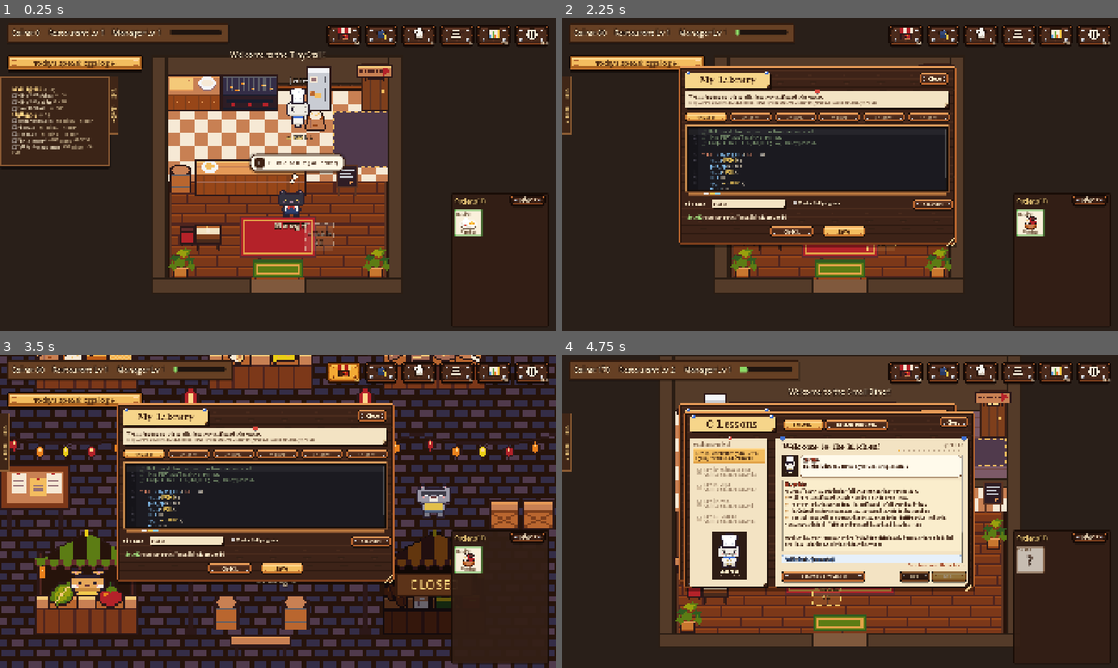
Above: before the commit, frames 1-4 (two rows, left to right).
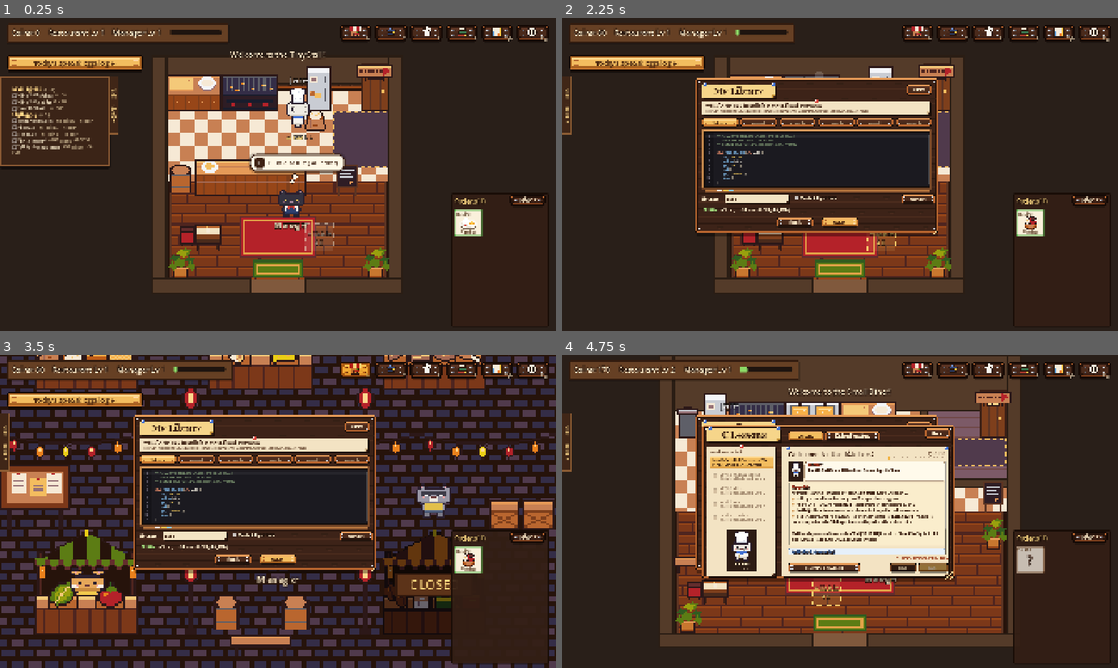
Above: after the commit, the same moments.

Repository: cgpatz/Byte-n-Bite
Game: Godot game, scene res://tests/GameSmokeTest.tscn
The game is run twice, just before and just after one commit, with the same random seed, the same clock (stepped at 60 frames per second) and the same inputs. This scene is started directly instead of the project's main scene. Video files are missing from this copy of the repository; at most half a second of black plays in their place.
Inputs (mouse positions are in pixels of both pictures, inside the frame that each line leads up to):
- Up to frame 1 (0.25 s): no input
- Up to frame 2 (2.25 s): tap Enter at 0.5 s; drag from (673, 105) to (851, 208) at 0.52 s; drag from (728, 190) to (851, 208) at 1.27 s; move the mouse to (895, 105) at 2.02 s; hold D (move_right) from 2.03 s (still down); hold L (library) from 2.03 s (still down); click (895, 105) at 2.17 s
- Up to frame 3 (3.5 s): release D (move_right) at 2.75 s; release L (library) at 2.75 s; click "M" at 2.75 s
- Up to frame 4 (4.75 s): click "T" at 3.5 s; click "Level 1 · Your First Program …" at 4.25 s

The runs differ from the first frame. In frame 1, 1.5% of the frame differs, in the area x 59-99%, y 2-9%; in frame 2, 16%; in frame 3, 17%; in frame 4, 23%, in the area x 21-99%, y 2-76%.

Commit message:
Compact UI: smaller code editor, HUD buttons and windows
Co-Authored-By: Claude Opus 5.5 <noreply@anthropic.com>
Claude-Session: https://claude.ai/code/session_01NeiSajwQCLTWBjc7kvo1js

Diff:
--- a/autoload/settings_manager.gd
+++ b/autoload/settings_manager.gd
@@ -9,7 +9,7 @@
 var music_volume := 0.8
 var sfx_volume := 0.8
 var fullscreen := false
-var code_font_size := 20  # used by the programming panel later
+var code_font_size := 16  # code editor font size (Settings)
 ## Where the floating code window was left (position + size). Empty = default.
 var code_window := Rect2()
 ## Floating windows (Lessons, Recipe Book, Library, Stats): name -> [x, y, scale].
@@ -42,6 +42,13 @@
 	code_window = cfg.get_value("editor", "code_window", code_window)
 	windows = cfg.get_value("editor", "windows", windows)
 	goals_open = cfg.get_value("editor", "goals_open", goals_open)
+	# Compact UI (v2): smaller code editor and windows. Old saved sizes and the
+	# old default code font size are reset once.
+	if not cfg.get_value("editor", "compact_ui", false):
+		if code_font_size == 20:
+			code_font_size = 16
+		code_window = Rect2()
+		windows = {}
 
 
 func save_settings() -> void:
@@ -54,6 +61,7 @@
 	cfg.set_value("editor", "code_window", code_window)
 	cfg.set_value("editor", "windows", windows)
 	cfg.set_value("editor", "goals_open", goals_open)
+	cfg.set_value("editor", "compact_ui", true)
 	cfg.save(PATH)
 
 
--- a/scenes/ui/common/art_window.gd
+++ b/scenes/ui/common/art_window.gd
@@ -15,7 +15,7 @@
 const DESIGN := Vector2(1920, 1080)
 const GRIP := 34.0
 const MIN_SCALE := 0.3
-const DEFAULT_SCALE := 0.62
+const DEFAULT_SCALE := 0.54
 
 var frame: Control
 var close_button: Button
--- a/scenes/ui/hud/hud.gd
+++ b/scenes/ui/hud/hud.gd
@@ -109,7 +109,7 @@
 	row.offset_left = -680
 	row.offset_right = -24
 	row.offset_top = 24
-	row.offset_bottom = 104
+	row.offset_bottom = 88
 	row.alignment = BoxContainer.ALIGNMENT_END
 	row.grow_horizontal = Control.GROW_DIRECTION_BEGIN
 	add_child(row)
@@ -125,20 +125,21 @@
 func _icon_button(icon_key: String, key: String, tip: String) -> Button:
 	var b := Button.new()
 	b.focus_mode = Control.FOCUS_NONE
-	b.custom_minimum_size = Vector2(80, 80)
+	b.custom_minimum_size = Vector2(64, 64)
+	b.add_theme_constant_override("icon_max_width", 40)
 	b.tooltip_text = "%s  (%s)" % [tip, key]
 	b.icon = PixelArt.find(["res://assets/ui/icons/%s.png" % icon_key])
 	b.icon_alignment = HORIZONTAL_ALIGNMENT_CENTER
 	b.expand_icon = false
 	var badge := Label.new()
 	badge.text = key
-	badge.add_theme_font_size_override("font_size", 14)
+	badge.add_theme_font_size_override("font_size", 12)
 	badge.add_theme_color_override("font_color", Color(1, 0.93, 0.8))
 	badge.add_theme_constant_override("outline_size", 4)
 	badge.add_theme_color_override("font_outline_color", Color(0.16, 0.08, 0.04))
 	badge.set_anchors_preset(Control.PRESET_BOTTOM_RIGHT)
 	badge.offset_left = -40
-	badge.offset_top = -26
+	badge.offset_top = -22
 	badge.offset_right = -6
 	badge.offset_bottom = -4
 	badge.horizontal_alignment = HORIZONTAL_ALIGNMENT_RIGHT
--- a/scenes/ui/programming_panel/ProgrammingPanel.tscn
+++ b/scenes/ui/programming_panel/ProgrammingPanel.tscn
@@ -35,7 +35,7 @@
 anchor_left = 1.0
 anchor_right = 1.0
 anchor_bottom = 1.0
-offset_left = -840.0
+offset_left = -724.0
 offset_top = 24.0
 offset_right = -24.0
 offset_bottom = -24.0
@@ -45,7 +45,7 @@
 
 [node name="VBox" type="VBoxContainer" parent="Panel"]
 layout_mode = 2
-theme_override_constants/separation = 12
+theme_override_constants/separation = 8
 
 [node name="HeaderRow" type="HBoxContainer" parent="Panel/VBox"]
 layout_mode = 2
@@ -55,21 +55,21 @@
 layout_mode = 2
 size_flags_horizontal = 3
 theme_type_variation = &"HeaderLabel"
-theme_override_font_sizes/font_size = 36
+theme_override_font_sizes/font_size = 26
 text = "Program: Jane"
 
 [node name="CloseButton" type="Button" parent="Panel/VBox/HeaderRow"]
 unique_name_in_owner = true
-custom_minimum_size = Vector2(120, 56)
+custom_minimum_size = Vector2(90, 40)
 layout_mode = 2
-theme_override_font_sizes/font_size = 24
+theme_override_font_sizes/font_size = 18
 text = "Close"
 
 [node name="Hint" type="Label" parent="Panel/VBox"]
 layout_mode = 2
 theme_override_colors/font_color = Color(0.9, 0.82, 0.66, 1)
 theme_override_constants/outline_size = 0
-theme_override_font_sizes/font_size = 20
+theme_override_font_sizes/font_size = 15
 text = "Write real C for this staff member. Supported: variables, if / else if / else, for / while, functions."
 autowrap_mode = 3
 
@@ -92,36 +92,36 @@
 
 [node name="OutputLabel" type="Label" parent="Panel/VBox"]
 layout_mode = 2
-theme_override_font_sizes/font_size = 20
+theme_override_font_sizes/font_size = 16
 text = "Output"
 
 [node name="Console" type="RichTextLabel" parent="Panel/VBox"]
 unique_name_in_owner = true
-custom_minimum_size = Vector2(0, 150)
+custom_minimum_size = Vector2(0, 120)
 layout_mode = 2
 theme_override_colors/default_color = Color(0.75, 0.9, 0.65, 1)
-theme_override_font_sizes/normal_font_size = 18
+theme_override_font_sizes/normal_font_size = 15
 theme_override_styles/normal = SubResource("StyleBoxFlat_code")
 bbcode_enabled = true
 scroll_following = true
 
 [node name="ButtonRow" type="HBoxContainer" parent="Panel/VBox"]
 layout_mode = 2
-theme_override_constants/separation = 16
+theme_override_constants/separation = 10
 alignment = 1
 
 [node name="RunButton" type="Button" parent="Panel/VBox/ButtonRow"]
 unique_name_in_owner = true
-custom_minimum_size = Vector2(240, 80)
+custom_minimum_size = Vector2(150, 52)
 layout_mode = 2
 theme_type_variation = &"StartButton"
-theme_override_font_sizes/font_size = 30
+theme_override_font_sizes/font_size = 22
 text = "Run"
 icon = ExtResource("ic_start")
 
 [node name="StopButton" type="Button" parent="Panel/VBox/ButtonRow"]
 unique_name_in_owner = true
-custom_minimum_size = Vector2(240, 80)
+custom_minimum_size = Vector2(150, 52)
 layout_mode = 2
-theme_override_font_sizes/font_size = 30
+theme_override_font_sizes/font_size = 22
 text = "Stop"
--- a/scenes/ui/programming_panel/programming_panel.gd
+++ b/scenes/ui/programming_panel/programming_panel.gd
@@ -29,8 +29,8 @@
 var _lib_list: VBoxContainer
 var _lib_toggle: Button
 var _exec_line := -1
-const MIN_SIZE := Vector2(560, 460)
-const LIB_WIDTH := 536.0
+const MIN_SIZE := Vector2(460, 380)
+const LIB_WIDTH := 420.0
 const GRIP := 30.0
 var _panel: PanelContainer
 var _grip: Control
@@ -67,8 +67,8 @@
 ## "Upgrade" in the title row: buys this staff member's next level.
 func _build_upgrade_button() -> void:
 	_upgrade = Button.new()
-	_upgrade.custom_minimum_size = Vector2(130, 56)
-	_upgrade.add_theme_font_size_override("font_size", 22)
+	_upgrade.custom_minimum_size = Vector2(100, 40)
+	_upgrade.add_theme_font_size_override("font_size", 17)
 	_upgrade.focus_mode = Control.FOCUS_NONE
 	_upgrade.tooltip_text = "Level up this staff member: faster walking and work, more coins per dish."
 	_upgrade.pressed.connect(func():
@@ -184,8 +184,8 @@
 	continue_button = Button.new()
 	continue_button.name = "ContinueButton"
 	continue_button.text = "Continue"
-	continue_button.custom_minimum_size = Vector2(240, 80)
-	continue_button.add_theme_font_size_override("font_size", 30)
+	continue_button.custom_minimum_size = Vector2(150, 52)
+	continue_button.add_theme_font_size_override("font_size", 22)
 	continue_button.tooltip_text = "Continue the program from the line where it stopped"
 	continue_button.disabled = true
 	stop_button.add_sibling(continue_button)
@@ -317,7 +317,7 @@
 
 func _default_rect() -> Rect2:
 	var vs := size
-	return Rect2(vs.x - 840.0, 24.0, 816.0, vs.y - 48.0)
+	return Rect2(vs.x - 724.0, 24.0, 700.0, minf(vs.y - 48.0, 860.0))
 
 
 func _current_rect() -> Rect2:
@@ -338,12 +338,13 @@
 	# Wrapped labels measure their height from the old width: size again once
 	# the new width has been laid out, so the window doesn't grow too tall.
 	_panel.set_deferred("size", r.size)
-	var lib_x := r.position.x - LIB_WIDTH - 8.0
+	var lib_w := maxf(LIB_WIDTH, _lib_panel.get_combined_minimum_size().x)
+	var lib_x := r.position.x - lib_w - 8.0
 	if lib_x < 0.0:
-		lib_x = minf(r.end.x + 8.0, vs.x - LIB_WIDTH)
+		lib_x = minf(r.end.x + 8.0, vs.x - lib_w)
 	_lib_panel.position = Vector2(lib_x, r.position.y)
-	_lib_panel.size = Vector2(LIB_WIDTH, r.size.y)
-	_lib_panel.set_deferred("size", Vector2(LIB_WIDTH, r.size.y))
+	_lib_panel.size = Vector2(lib_w, r.size.y)
+	_lib_panel.set_deferred("size", Vector2(lib_w, r.size.y))
 	_grip.position = _panel.position + _panel.size - Vector2(GRIP, GRIP)
 	_grip.queue_redraw()
 
@@ -426,8 +427,8 @@
 	_lib_toggle.text = "Library"
 	_lib_toggle.toggle_mode = true
 	_lib_toggle.button_pressed = true
-	_lib_toggle.custom_minimum_size = Vector2(150, 56)
-	_lib_toggle.add_theme_font_size_override("font_size", 22)
+	_lib_toggle.custom_minimum_size = Vector2(110, 40)
+	_lib_toggle.add_theme_font_size_override("font_size", 17)
 	_lib_toggle.toggled.connect(func(on): _lib_panel.visible = on)
 	var head: HBoxContainer = $Panel/VBox/HeaderRow
 	head.add_child(_lib_toggle)
@@ -449,13 +450,13 @@
 	var title_l := Label.new()
 	title_l.text = "My Library"
 	title_l.theme_type_variation = &"HeaderLabel"
-	title_l.add_theme_font_size_override("font_size", 32)
+	title_l.add_theme_font_size_override("font_size", 24)
 	box.add_child(title_l)
 	var help := Label.new()
 	help.text = "Functions saved in your Library (L). Ticked slots can be called from this program. Insert adds a call where your cursor is."
 	help.autowrap_mode = TextServer.AUTOWRAP_WORD_SMART
 	help.custom_minimum_size.x = 420
-	help.add_theme_font_size_override("font_size", 18)
+	help.add_theme_font_size_override("font_size", 15)
 	help.add_theme_color_override("font_color", Color(0.9, 0.82, 0.66))
 	help.add_theme_constant_override("outline_size", 0)
 	box.add_child(help)
@@ -484,21 +485,21 @@
 		var name_l := Label.new()
 		name_l.text = "%d · %s" % [i + 1, slot.name]
 		name_l.size_flags_horizontal = Control.SIZE_EXPAND_FILL
-		name_l.add_theme_font_size_override("font_size", 22)
+		name_l.add_theme_font_size_override("font_size", 18)
 		name_l.add_theme_color_override("font_color", Color(1, 0.86, 0.52))
 		name_l.clip_text = true
 		head.add_child(name_l)
 		var use := CheckBox.new()
 		use.text = "Use"
 		use.button_pressed = slot.enabled
-		use.add_theme_font_size_override("font_size", 18)
+		use.add_theme_font_size_override("font_size", 15)
 		use.toggled.connect(func(on): slot.enabled = on)
 		head.add_child(use)
 		var copy := Button.new()
 		copy.text = "Copy code"
 		copy.tooltip_text = "Paste this whole slot into the program (your copy can be changed without touching the Library)."
-		copy.custom_minimum_size = Vector2(0, 40)
-		copy.add_theme_font_size_override("font_size", 16)
+		copy.custom_minimum_size = Vector2(0, 34)
+		copy.add_theme_font_size_override("font_size", 14)
 		copy.pressed.connect(_copy_slot_code.bind(i, use))
 		head.add_child(copy)
 		_lib_list.add_child(head)
@@ -507,7 +508,7 @@
 		if not interp.error.is_empty():
 			var err := Label.new()
 			err.text = "  Has an error (line %d). Fix it in the Library (L)." % int(interp.error.get("line", 0))
-			err.add_theme_font_size_override("font_size", 17)
+			err.add_theme_font_size_override("font_size", 14)
 			err.add_theme_color_override("font_color", Color(1, 0.55, 0.45))
 			_lib_list.add_child(err)
 			continue
@@ -522,7 +523,7 @@
 				args.append(prm.name)
 			sig.text = "  %s %s(%s)" % [fn.ret, fname, ", ".join(params)]
 			sig.add_theme_font_override("font", mono)
-			sig.add_theme_font_size_override("font_size", 17)
+			sig.add_theme_font_size_override("font_size", 14)
 			sig.add_theme_color_override("font_color", Color(0.92, 0.9, 0.85))
 			sig.size_flags_horizontal = Control.SIZE_EXPAND_FILL
 			sig.clip_text = true
@@ -532,8 +533,8 @@
 			var call := "%s(%s)%s" % [fname, ", ".join(args), ";" if fn.ret == "void" else ""]
 			var ins := Button.new()
 			ins.text = "Insert"
-			ins.custom_minimum_size = Vector2(96, 40)
-			ins.add_theme_font_size_override("font_size", 16)
+			ins.custom_minimum_size = Vector2(80, 34)
+			ins.add_theme_font_size_override("font_size", 14)
 			ins.pressed.connect(_insert_call.bind(call, i, use))
 			row.add_child(ins)
 			_lib_list.add_child(row)
@@ -543,7 +544,7 @@
 		var none := Label.new()
 		none.text = "Your Library is empty. Press L (outside this window) to write functions you can reuse."
 		none.autowrap_mode = TextServer.AUTOWRAP_WORD_SMART
-		none.add_theme_font_size_override("font_size", 18)
+		none.add_theme_font_size_override("font_size", 15)
 		_lib_list.add_child(none)
 
 
--- a/tests/game_smoke_test.gd
+++ b/tests/game_smoke_test.gd
@@ -418,7 +418,7 @@
 	var csw = game.code_sets_window
 	csw._select(0)
 	csw._on_give()
-	_report(csw.visible and csw.frame.size.x == 1920 and game._staff_list()[0].program_source == csw.current_code(),
+	_report(csw.visible and roundi(csw.frame.size.x) == 1920 and game._staff_list()[0].program_source == csw.current_code(),
 		"Admin Code Sets window: %d sets, Give to staff works" % csw._sets.size())
 	csw.close()
 	# Staff upgrades: expensive, need coins, speed up, Lv 10 needs a specialization.
